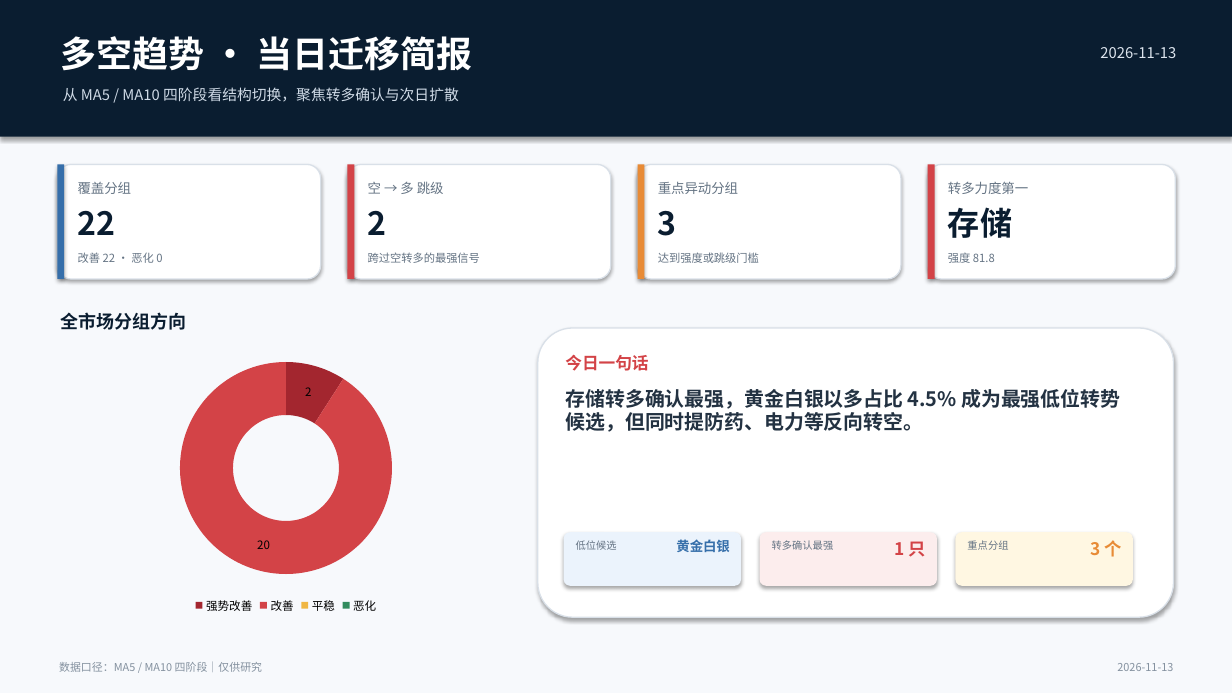
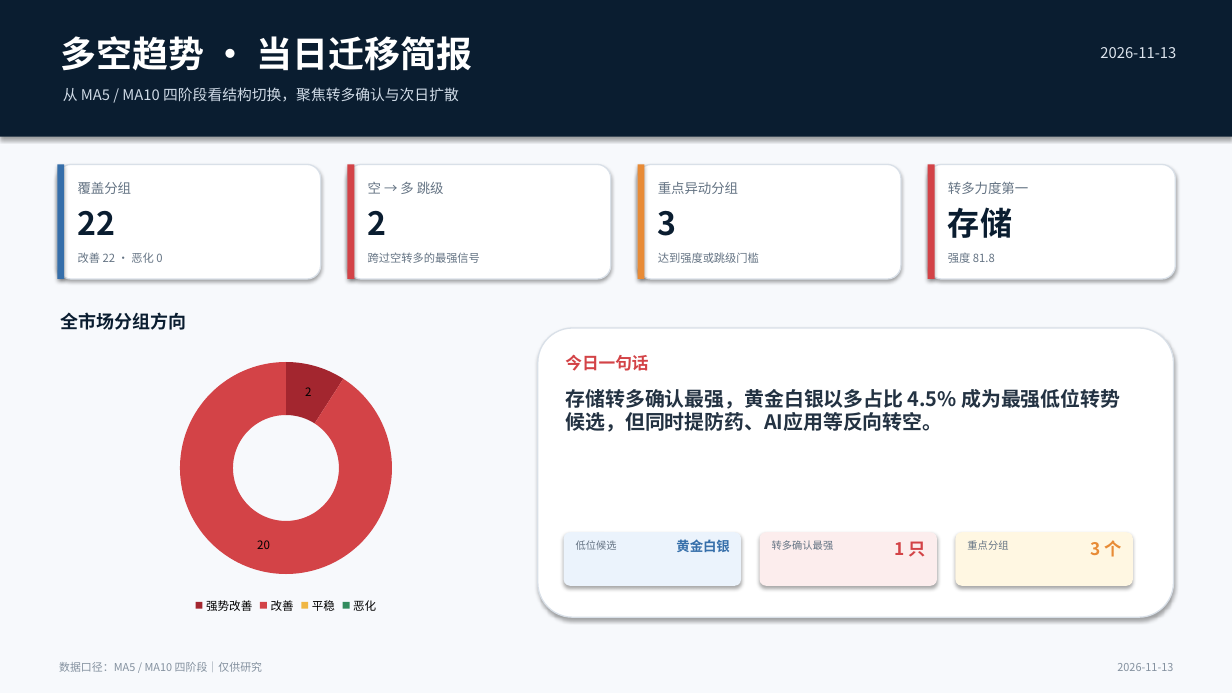
Before and after one commit to nancybhc/a-share-blast-lab, a slide deck: slide 1 of assets/多空阶段简报_2026-11-13.pptx. Drawn at 1232x693 pixels with LibreOffice and Linux fonts; fonts in the diff are those of the drawing. Boxes give left, top, right and bottom in pixels: in the first picture for what was removed or moved away, otherwise in the second. Text is boxed around its words. In the diff, an @@ line names an element or a change of style, - is before the commit and + after.

```diff
--- a/assets/多空阶段简报_2026-11-13.pptx
+++ b/assets/多空阶段简报_2026-11-13.pptx
@@ text at [566,389,1120,432]: text changed @@
-存储转多确认最强，黄金白银以多占比 4.5% 成为最强低位转势候选，但同时提防药、电力等反向转空。
+存储转多确认最强，黄金白银以多占比 4.5% 成为最强低位转势候选，但同时提防药、AI应用等反向转空。
```
Also in this commit, not shown: 3 other slides changed, 8 other files.
